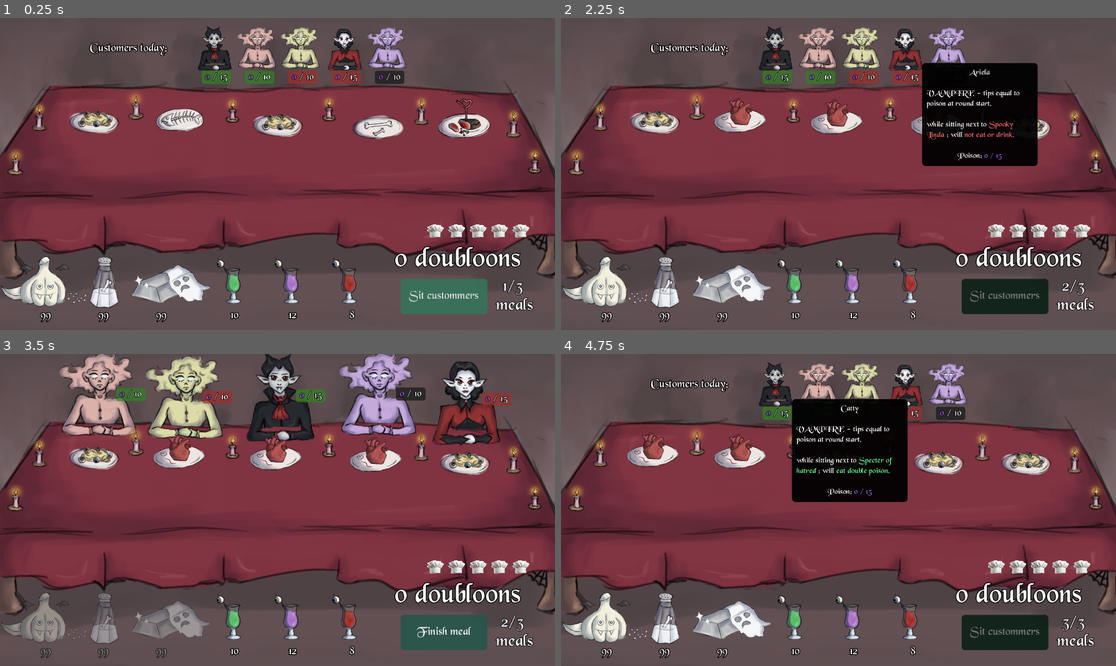
Above: before the commit, frames 1-4 (two rows, left to right).
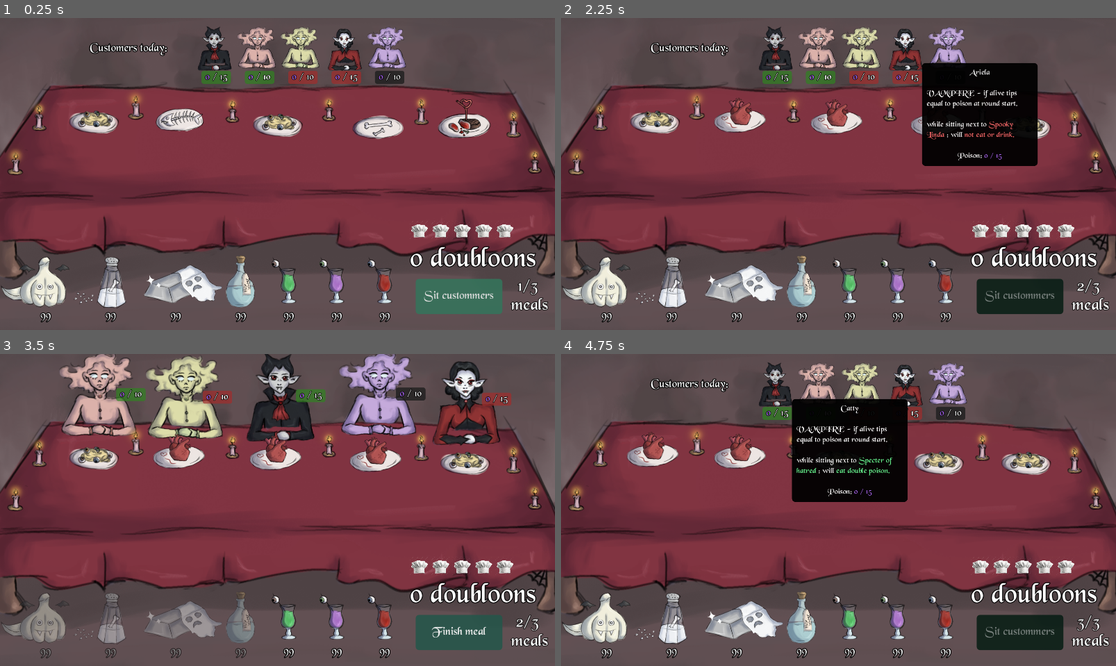
Above: after the commit, the same moments.

Repository: Henrique-Baumegger/godot-fims_food
Game: Godot game, scene res://scripts_and_scenes/game_loops/table_game_loop.tscn
Two runs of this game, one before a commit and one after it. Both use one fixed random seed, a clock stepped at 60 frames per second and the inputs below. Before the commit the project starts from res://scripts_and_scenes/main/main.tscn.
Inputs (mouse positions are in pixels of both pictures, inside the frame that each line leads up to):
- Up to frame 1 (0.25 s): no input
- Up to frame 2 (2.25 s): click "Sit custommers" at 0.5 s; click "Finish meal" at 1.25 s; move the mouse to (905, 46) at 2.02 s; click (905, 46) at 2.1 s
- Up to frame 3 (3.5 s): click "Sit custommers" at 2.75 s
- Up to frame 4 (4.75 s): click "Finish meal" at 3.5 s; move the mouse to (771, 382) at 4.27 s; right-click (771, 382) at 4.35 s

The runs differ from the first frame. In frame 1, 6.5% of the frame differs, in the area x 0-99%, y 65-98%; in frame 2, 6.8%, in the area x 0-99%, y 23-98%; in frame 3, 5.9%; in frame 4, 6.8%.

Commit message:
Ingredient work done.
Ingredients manager done. Holly water done.

Diff:
--- a/project.godot
+++ b/project.godot
@@ -22,6 +22,7 @@
 [global_group]
 
 customers=""
+ingredients_manager="Only contains exactly one IngredientsManager."
 
 [input]
 
--- a/scripts_and_scenes/customer/customer.gd
+++ b/scripts_and_scenes/customer/customer.gd
@@ -21,7 +21,7 @@
 const creature_type_description_BBCode : Dictionary[Creatures, String] ={
 	Creatures.GHOST : "[b]GHOST[/b] - tips 15 doubloons on round end if dead.",
 	Creatures.SKELETON : "[b]SKELETON[/b] — doubles its poison after eating. tips 20 upon death",
-	Creatures.VAMPIRE : "[b]VAMPIRE[/b] - tips equal to poison at round start."
+	Creatures.VAMPIRE : "[b]VAMPIRE[/b] - if alive tips equal to poison at round start."
 	}
 
 const MAX_POISON_NOT_SET : int = -1
--- a/scripts_and_scenes/food/food.gd
+++ b/scripts_and_scenes/food/food.gd
@@ -25,7 +25,15 @@
 func try_to_add(ing: Ingredient, quantity: int) -> int:
 	var added = 0
 
-	if ing.poison_type != Customer.Creatures.NONE:
+	if ing.is_holly_water:
+		for creature in Customer.Creatures.values():
+			if creature == Customer.Creatures.NONE:
+				continue
+			var current = poison_present.get(creature, 0)
+			poison_present[creature] = current + quantity
+		added = quantity
+
+	elif ing.poison_type != Customer.Creatures.NONE:
 		var current = poison_present.get(ing.poison_type, 0)
 		poison_present[ing.poison_type] = current + quantity
 		added = quantity
--- /dev/null
+++ b/scripts_and_scenes/game_loops/shop_game_loop.tscn
@@ -0,0 +1,9 @@
+[gd_scene format=3 uid="uid://dr2p42a0hcfva"]
+
+[ext_resource type="Texture2D" uid="uid://0pmb8fggv2p" path="res://art/enviroment/Background.png" id="1_4w47x"]
+
+[node name="ShopGameLoop" type="Node2D" unique_id=817990306]
+
+[node name="Background" type="Sprite2D" parent="." unique_id=78660365]
+position = Vector2(960, 540)
+texture = ExtResource("1_4w47x")
--- a/scripts_and_scenes/main/main.gd
+++ b/scripts_and_scenes/game_loops/table_game_loop.gd
@@ -1,5 +1,5 @@
 extends Node2D
-
+class_name TableGameLoop
 
 const day_size = 3
 
@@ -9,6 +9,7 @@
 var current_round = 0
 var money = 0
 var wait_time : float = 0.6
+var ingredients_manager : IngredientsManager = null
 
 @onready var life_manager: LifeManager = $LifeManager
 @onready var damage_effect: DamageEffect = $CanvasLayer/DamageEffect
@@ -19,12 +20,11 @@
 @onready var you_die_label: Label = $YouDieLabel
 @onready var end_of_day_lose: Label = $EndOfDayLose
 
-@onready var onion: Ingredient = $Onion
-@onready var salt: Ingredient = $Salt
-@onready var silver: Ingredient = $Silver
-
 
 func _ready() -> void:
+	ingredients_manager = get_tree().get_first_node_in_group("ingredients_manager")
+	assert(ingredients_manager != null, "The scene tree must always have a IngredientsManager")
+
 	var_seat_table.position = Vector2(966, 546)
 	var table : Table = var_seat_table.get_table()
 	table.player_is_hitted.connect(_on_hits_you)
@@ -34,7 +34,6 @@
 	table.start_round()
 	next_round_button.text = "Sit custommers"
 	round_label.text = str(current_round+1) + "/" + str(day_size)+ "\n meals"
-
 
 
 func _on_recives_tip(amount:int) -> void:
@@ -68,9 +67,7 @@
 
 	var table : Table = var_seat_table.get_table()
 
-	onion.toggle_warm_ingredients_selectability(false)
-	salt.toggle_warm_ingredients_selectability(false)
-	silver.toggle_warm_ingredients_selectability(false)
+	ingredients_manager.toggle_warm_ingredients_selectability(false)
 
 	table.move_to_drink_phase()
 	await get_tree().create_timer(wait_time).timeout
@@ -88,9 +85,7 @@
 
 	var table : Table = var_seat_table.get_table()
 
-	onion.toggle_warm_ingredients_selectability(true)
-	salt.toggle_warm_ingredients_selectability(true)
-	silver.toggle_warm_ingredients_selectability(true)
+	ingredients_manager.toggle_warm_ingredients_selectability(true)
 
 	await table.end_round()
 	await get_tree().create_timer(wait_time).timeout
--- /dev/null
+++ b/scripts_and_scenes/game_loops/table_game_loop.tscn
@@ -0,0 +1,88 @@
+[gd_scene format=3 uid="uid://0yfyowa4gxej"]
+
+[ext_resource type="Script" uid="uid://cj3gs41xv2c5m" path="res://scripts_and_scenes/game_loops/table_game_loop.gd" id="1_snveh"]
+[ext_resource type="PackedScene" uid="uid://bsvk1r7u6c4vu" path="res://scripts_and_scenes/table/5_seat_table.tscn" id="2_2h71t"]
+[ext_resource type="PackedScene" uid="uid://vbubgf4220dc" path="res://scripts_and_scenes/ingredients/ingredients_manager.tscn" id="7_7gbcl"]
+[ext_resource type="Theme" uid="uid://c3pgctkp31gj8" path="res://art/themes/base_theme.tres" id="10_4smxc"]
+[ext_resource type="Texture2D" uid="uid://0pmb8fggv2p" path="res://art/enviroment/Background.png" id="11_iedsa"]
+[ext_resource type="PackedScene" uid="uid://dl0myvfp8j3eb" path="res://scripts_and_scenes/UI/life/life_manager.tscn" id="12_2lxdl"]
+[ext_resource type="PackedScene" uid="uid://dq2cprw3crs1n" path="res://scripts_and_scenes/UI/life/DamageEffect.tscn" id="13_plnn2"]
+
+[node name="TableGameLoop" type="Node2D" unique_id=959716859 node_paths=PackedStringArray("var_seat_table")]
+script = ExtResource("1_snveh")
+var_seat_table = NodePath("5SeatTable")
+
+[node name="5SeatTable" parent="." unique_id=1402043585 instance=ExtResource("2_2h71t")]
+
+[node name="YouDieLabel" type="Label" parent="." unique_id=1284491248]
+visible = false
+offset_left = 646.0
+offset_top = 529.0
+offset_right = 1566.0
+offset_bottom = 851.0
+theme = ExtResource("10_4smxc")
+theme_override_font_sizes/font_size = 125
+text = "You were killed"
+
+[node name="EndOfDayLose" type="Label" parent="." unique_id=934299594]
+visible = false
+offset_left = 428.0
+offset_top = 452.0
+offset_right = 1903.0
+offset_bottom = 651.0
+theme = ExtResource("10_4smxc")
+theme_override_font_sizes/font_size = 125
+text = "You did not kill all dudes"
+
+[node name="Background" type="Sprite2D" parent="." unique_id=81512445]
+z_index = -1
+position = Vector2(960, 540)
+texture = ExtResource("11_iedsa")
+
+[node name="NextRoundButton" type="Button" parent="." unique_id=1977712106]
+custom_minimum_size = Vector2(300, 0)
+offset_left = 1438.0
+offset_top = 903.0
+offset_right = 1738.0
+offset_bottom = 1025.0
+theme = ExtResource("10_4smxc")
+theme_override_font_sizes/font_size = 40
+text = "P.C. text"
+
+[node name="RoundLabel" type="Label" parent="." unique_id=1015440697]
+offset_left = 1689.0
+offset_top = 894.0
+offset_right = 1961.0
+offset_bottom = 1128.0
+theme = ExtResource("10_4smxc")
+theme_override_constants/line_spacing = -10
+theme_override_constants/outline_size = 8
+theme_override_font_sizes/font_size = 60
+text = "1/3
+meals
+"
+horizontal_alignment = 1
+
+[node name="MoneyLabel" type="Label" parent="." unique_id=1646024981]
+offset_left = 1418.0
+offset_top = 776.0
+offset_right = 2012.0
+offset_bottom = 928.0
+theme = ExtResource("10_4smxc")
+theme_override_font_sizes/font_size = 100
+text = "0 doubloons"
+
+[node name="LifeManager" parent="." unique_id=534100850 instance=ExtResource("12_2lxdl")]
+offset_left = 1415.0
+offset_top = 700.0
+offset_right = 1781.0
+offset_bottom = 770.0
+
+[node name="CanvasLayer" type="CanvasLayer" parent="." unique_id=1523813709]
+
+[node name="DamageEffect" parent="CanvasLayer" unique_id=2013741325 instance=ExtResource("13_plnn2")]
+z_index = 3
+
+[node name="IngredientsManager" parent="." unique_id=1971960619 instance=ExtResource("7_7gbcl")]
+
+[connection signal="pressed" from="NextRoundButton" to="." method="_on_next_round_pressed"]
--- a/scripts_and_scenes/ingredients/ingredient.gd
+++ b/scripts_and_scenes/ingredients/ingredient.gd
@@ -1,13 +1,12 @@
 ## Lifecycle methods to be called by parent:
-## toggle_warm_ingredients_selectability
+## toggle_warm_ingredient_selectability
 extends Node2D
 class_name Ingredient
 
 
 @export var poison_type : Customer.Creatures = Customer.Creatures.NONE
 @export var drink_type : Food.Drinks = Food.Drinks.NONE
-
-@export var initial_quantity : int = 0
+@export var is_holly_water : bool = false
 
 @export var sprite_scale : float = 0.325
 @export var static_sprite_offset : Vector2 = Vector2(0,0)
@@ -17,6 +16,7 @@
 var mouse_is_on_static_ingredient : bool = false
 var blocked : bool = false
 
+var initial_quantity : int = -1
 var static_quantity : int
 var dragged_quantity : int = 0
 
@@ -30,16 +30,26 @@
 @onready var dragged_sprite: Sprite2D = $DraggedIngredient/DraggedSprite
 
 
-func toggle_warm_ingredients_selectability(on : bool)-> void:
-	if !on and drink_type == Food.Drinks.NONE:
+func set_initial_quantity(amount : int) -> void:
+	initial_quantity = amount
+
+
+func toggle_selectability(on : bool)-> void:
+	if on:
+		blocked = false
+		modulate = Color.WHITE
+	else:
 		blocked = true
 		modulate = Color(0.8, 0.8, 0.8, 0.6)
-	elif on:
-		blocked = false
-		modulate = Color.WHITE
 
 
 func _ready() -> void:
+	assert(initial_quantity >= 0, "Parent must call this.set_initial_quantity at its _enter_tree")
+	assert(
+	int(is_holly_water) + int(poison_type != Customer.Creatures.NONE) + int(drink_type != Food.Drinks.NONE) <= 1,
+	"Ingredient has multiple types set: %s" % name
+	)
+
 	static_sprite.offset = static_sprite_offset
 	static_sprite.scale = Vector2.ONE * sprite_scale
 	dragged_sprite.scale = Vector2.ONE * sprite_scale * dragged_scale_proportional_to_normal
--- a/scripts_and_scenes/ingredients/ingredient.tscn
+++ b/scripts_and_scenes/ingredients/ingredient.tscn
@@ -21,7 +21,7 @@
 [node name="StaticIngredientArea" type="Area2D" parent="StaticIngredient" unique_id=847833739]
 
 [node name="CollisionShape2D" type="CollisionShape2D" parent="StaticIngredient/StaticIngredientArea" unique_id=1475873681]
-scale = Vector2(0.85, 0.85)
+scale = Vector2(0.75, 1)
 shape = SubResource("RectangleShape2D_cocjv")
 
 [node name="StaticLabel" type="Label" parent="StaticIngredient" unique_id=122138272]
--- /dev/null
+++ b/scripts_and_scenes/ingredients/ingredients_manager.gd
@@ -0,0 +1,48 @@
+extends Node2D
+class_name IngredientsManager
+
+@export var initial_holly_water_quantity = 99
+@export var initial_warm_ingredient_quantity = 99
+@export var initial_drinks_quantity = 99
+
+
+@onready var holy_water: Ingredient = $HolyWater
+@onready var onion: Ingredient = $Onion
+@onready var salt: Ingredient = $Salt
+@onready var silver: Ingredient = $Silver
+@onready var left_dessert: Ingredient = $LeftDessert
+@onready var stay_dessert: Ingredient = $StayDessert
+@onready var right_dessert: Ingredient = $RightDessert
+
+# Initialization order goes as following:
+# Parent _enter_tree() ← top-down
+# Child _enter_tree() ← top-down
+# Child _ready() ← bottom-up
+# Parent _ready() ← bottom-up
+
+func _enter_tree():
+	#ready has not ran yet
+	$HolyWater.set_initial_quantity(initial_holly_water_quantity)
+	$Onion.set_initial_quantity(initial_warm_ingredient_quantity)
+	$Salt.set_initial_quantity(initial_warm_ingredient_quantity)
+	$Silver.set_initial_quantity(initial_warm_ingredient_quantity)
+	$LeftDessert.set_initial_quantity(initial_drinks_quantity)
+	$StayDessert.set_initial_quantity(initial_drinks_quantity)
+	$RightDessert.set_initial_quantity(initial_drinks_quantity)
+
+
+func toggle_warm_ingredients_selectability(on : bool) -> void:
+	holy_water.toggle_selectability(on)
+	onion.toggle_selectability(on)
+	salt.toggle_selectability(on)
+	silver.toggle_selectability(on)
+
+
+func toggle_all_ingredients_selectability(on : bool) -> void:
+	holy_water.toggle_selectability(on)
+	onion.toggle_selectability(on)
+	salt.toggle_selectability(on)
+	silver.toggle_selectability(on)
+	left_dessert.toggle_selectability(on)
+	stay_dessert.toggle_selectability(on)
+	right_dessert.toggle_selectability(on)
--- /dev/null
+++ b/scripts_and_scenes/ingredients/ingredients_manager.tscn
@@ -0,0 +1,59 @@
+[gd_scene format=3 uid="uid://vbubgf4220dc"]
+
+[ext_resource type="PackedScene" uid="uid://faph87h4jkjb" path="res://scripts_and_scenes/ingredients/ingredient.tscn" id="1_gbgb0"]
+[ext_resource type="Script" uid="uid://diomeqm848dbo" path="res://scripts_and_scenes/ingredients/ingredients_manager.gd" id="1_xx2xe"]
+[ext_resource type="Texture2D" uid="uid://kynw3kqa7dla" path="res://art/food/poisons/garlic.png" id="2_xx2xe"]
+[ext_resource type="Texture2D" uid="uid://b8mudjqkkr3il" path="res://art/food/poisons/salt.png" id="3_7ms32"]
+[ext_resource type="Texture2D" uid="uid://b61su7lejdsv6" path="res://art/food/poisons/holly_water.png" id="3_wtf0l"]
+[ext_resource type="Texture2D" uid="uid://bqa864xcxjlh4" path="res://art/food/poisons/silver.png" id="4_wtf0l"]
+[ext_resource type="Texture2D" uid="uid://cpco8dlho3uwe" path="res://art/food/drinks/drink g.png" id="5_wx8rn"]
+[ext_resource type="Texture2D" uid="uid://ck2i48y4qpov6" path="res://art/food/drinks/drink p.png" id="6_84txl"]
+[ext_resource type="Texture2D" uid="uid://b614ttf1mpkua" path="res://art/food/drinks/drink.png" id="7_pu1wr"]
+
+[node name="IngredientsManager" type="Node2D" unique_id=1971960619 groups=["ingredients_manager"]]
+script = ExtResource("1_xx2xe")
+
+[node name="Onion" parent="." unique_id=1120000344 instance=ExtResource("1_gbgb0")]
+position = Vector2(150, 941)
+poison_type = 1
+static_sprite_offset = Vector2(-100, 0)
+current_texture = ExtResource("2_xx2xe")
+
+[node name="Salt" parent="." unique_id=2044210436 instance=ExtResource("1_gbgb0")]
+position = Vector2(375, 940)
+poison_type = 2
+static_sprite_offset = Vector2(-85, 0)
+current_texture = ExtResource("3_7ms32")
+
+[node name="Silver" parent="." unique_id=820609341 instance=ExtResource("1_gbgb0")]
+position = Vector2(600, 940)
+poison_type = 3
+static_sprite_offset = Vector2(-55, 20)
+current_texture = ExtResource("4_wtf0l")
+
+[node name="HolyWater" parent="." unique_id=348821999 instance=ExtResource("1_gbgb0")]
+position = Vector2(825, 940)
+is_holly_water = true
+static_sprite_offset = Vector2(-65, 0)
+current_texture = ExtResource("3_wtf0l")
+
+[node name="LeftDessert" parent="." unique_id=1089388428 instance=ExtResource("1_gbgb0")]
+position = Vector2(991, 940)
+drink_type = 1
+sprite_scale = 0.65
+static_sprite_offset = Vector2(0, -40)
+current_texture = ExtResource("5_wx8rn")
+
+[node name="StayDessert" parent="." unique_id=1817743607 instance=ExtResource("1_gbgb0")]
+position = Vector2(1157, 940)
+drink_type = 3
+sprite_scale = 0.65
+static_sprite_offset = Vector2(0, -40)
+current_texture = ExtResource("6_84txl")
+
+[node name="RightDessert" parent="." unique_id=1367953265 instance=ExtResource("1_gbgb0")]
+position = Vector2(1323, 940)
+drink_type = 2
+sprite_scale = 0.65
+static_sprite_offset = Vector2(0, -40)
+current_texture = ExtResource("7_pu1wr")
--- a/scripts_and_scenes/main/main.tscn
+++ /dev/null
@@ -1,137 +0,0 @@
-[gd_scene format=3 uid="uid://0yfyowa4gxej"]
-
-[ext_resource type="PackedScene" uid="uid://faph87h4jkjb" path="res://scripts_and_scenes/ingredients/ingredient.tscn" id="1_8ngdv"]
-[ext_resource type="Script" uid="uid://cj3gs41xv2c5m" path="res://scripts_and_scenes/main/main.gd" id="1_cu7v3"]
-[ext_resource type="PackedScene" uid="uid://bsvk1r7u6c4vu" path="res://scripts_and_scenes/table/5_seat_table.tscn" id="2_86746"]
-[ext_resource type="Texture2D" uid="uid://kynw3kqa7dla" path="res://art/food/poisons/garlic.png" id="4_cu7v3"]
-[ext_resource type="Texture2D" uid="uid://b8mudjqkkr3il" path="res://art/food/poisons/salt.png" id="5_6n4cw"]
-[ext_resource type="Texture2D" uid="uid://cpco8dlho3uwe" path="res://art/food/drinks/drink g.png" id="5_y5nuw"]
-[ext_resource type="Texture2D" uid="uid://bqa864xcxjlh4" path="res://art/food/poisons/silver.png" id="6_86746"]
-[ext_resource type="Texture2D" uid="uid://ck2i48y4qpov6" path="res://art/food/drinks/drink p.png" id="6_qbahw"]
-[ext_resource type="Texture2D" uid="uid://b614ttf1mpkua" path="res://art/food/drinks/drink.png" id="7_86746"]
-[ext_resource type="Texture2D" uid="uid://0pmb8fggv2p" path="res://art/enviroment/Background.png" id="10_86746"]
-[ext_resource type="Theme" uid="uid://c3pgctkp31gj8" path="res://art/themes/base_theme.tres" id="10_e3vim"]
-[ext_resource type="PackedScene" uid="uid://dl0myvfp8j3eb" path="res://scripts_and_scenes/UI/life/life_manager.tscn" id="12_tvu05"]
-[ext_resource type="PackedScene" uid="uid://dq2cprw3crs1n" path="res://scripts_and_scenes/UI/life/DamageEffect.tscn" id="13_tn4r4"]
-
-[node name="Main" type="Node2D" unique_id=959716859 node_paths=PackedStringArray("var_seat_table")]
-script = ExtResource("1_cu7v3")
-var_seat_table = NodePath("5SeatTable")
-
-[node name="5SeatTable" parent="." unique_id=1402043585 instance=ExtResource("2_86746")]
-
-[node name="Onion" parent="." unique_id=348821999 instance=ExtResource("1_8ngdv")]
-position = Vector2(150, 940)
-poison_type = 1
-initial_quantity = 99
-static_sprite_offset = Vector2(-100, 0)
-current_texture = ExtResource("4_cu7v3")
-
-[node name="Salt" parent="." unique_id=1030776605 instance=ExtResource("1_8ngdv")]
-position = Vector2(350, 940)
-poison_type = 2
-initial_quantity = 99
-static_sprite_offset = Vector2(-85, 0)
-current_texture = ExtResource("5_6n4cw")
-
-[node name="Silver" parent="." unique_id=596190691 instance=ExtResource("1_8ngdv")]
-position = Vector2(550, 940)
-poison_type = 3
-initial_quantity = 99
-static_sprite_offset = Vector2(-30, 20)
-current_texture = ExtResource("6_86746")
-
-[node name="LeftDessert" parent="." unique_id=594223459 instance=ExtResource("1_8ngdv")]
-position = Vector2(800, 940)
-drink_type = 1
-initial_quantity = 10
-sprite_scale = 0.65
-static_sprite_offset = Vector2(0, -40)
-current_texture = ExtResource("5_y5nuw")
-
-[node name="StayDessert" parent="." unique_id=184809859 instance=ExtResource("1_8ngdv")]
-position = Vector2(1000, 940)
-drink_type = 3
-initial_quantity = 12
-sprite_scale = 0.65
-static_sprite_offset = Vector2(0, -40)
-current_texture = ExtResource("6_qbahw")
-
-[node name="RightDessert" parent="." unique_id=1082072973 instance=ExtResource("1_8ngdv")]
-position = Vector2(1200, 940)
-drink_type = 2
-initial_quantity = 8
-sprite_scale = 0.65
-static_sprite_offset = Vector2(0, -40)
-current_texture = ExtResource("7_86746")
-
-[node name="YouDieLabel" type="Label" parent="." unique_id=1284491248]
-visible = false
-offset_left = 646.0
-offset_top = 529.0
-offset_right = 1566.0
-offset_bottom = 851.0
-theme = ExtResource("10_e3vim")
-theme_override_font_sizes/font_size = 125
-text = "You were killed"
-
-[node name="EndOfDayLose" type="Label" parent="." unique_id=934299594]
-visible = false
-offset_left = 428.0
-offset_top = 452.0
-offset_right = 1903.0
-offset_bottom = 651.0
-theme = ExtResource("10_e3vim")
-theme_override_font_sizes/font_size = 125
-text = "You did not kill all dudes"
-
-[node name="Background" type="Sprite2D" parent="." unique_id=81512445]
-z_index = -1
-position = Vector2(960, 540)
-texture = ExtResource("10_86746")
-
-[node name="NextRoundButton" type="Button" parent="." unique_id=1977712106]
-custom_minimum_size = Vector2(300, 0)
-offset_left = 1386.0
-offset_top = 903.0
-offset_right = 1686.0
-offset_bottom = 1025.0
-theme = ExtResource("10_e3vim")
-theme_override_font_sizes/font_size = 40
-text = "P.C. text"
-
-[node name="RoundLabel" type="Label" parent="." unique_id=1015440697]
-offset_left = 1637.0
-offset_top = 894.0
-offset_right = 1909.0
-offset_bottom = 1128.0
-theme = ExtResource("10_e3vim")
-theme_override_constants/line_spacing = -10
-theme_override_constants/outline_size = 8
-theme_override_font_sizes/font_size = 60
-text = "1/3
-meals
-"
-horizontal_alignment = 1
-
-[node name="MoneyLabel" type="Label" parent="." unique_id=1646024981]
-offset_left = 1365.0
-offset_top = 776.0
-offset_right = 1959.0
-offset_bottom = 928.0
-theme = ExtResource("10_e3vim")
-theme_override_font_sizes/font_size = 100
-text = "0 doubloons"
-
-[node name="LifeManager" parent="." unique_id=534100850 instance=ExtResource("12_tvu05")]
-offset_left = 1470.0
-offset_top = 700.0
-offset_right = 1836.0
-offset_bottom = 770.0
-
-[node name="CanvasLayer" type="CanvasLayer" parent="." unique_id=1523813709]
-
-[node name="DamageEffect" parent="CanvasLayer" unique_id=2013741325 instance=ExtResource("13_tn4r4")]
-z_index = 3
-
-[connection signal="pressed" from="NextRoundButton" to="." method="_on_next_round_pressed"]
Renamed: scripts_and_scenes/main/main.gd.uid -> scripts_and_scenes/game_loops/table_game_loop.gd.uid
Not shown, added: scripts_and_scenes/ingredients/ingredients_manager.gd.uid
